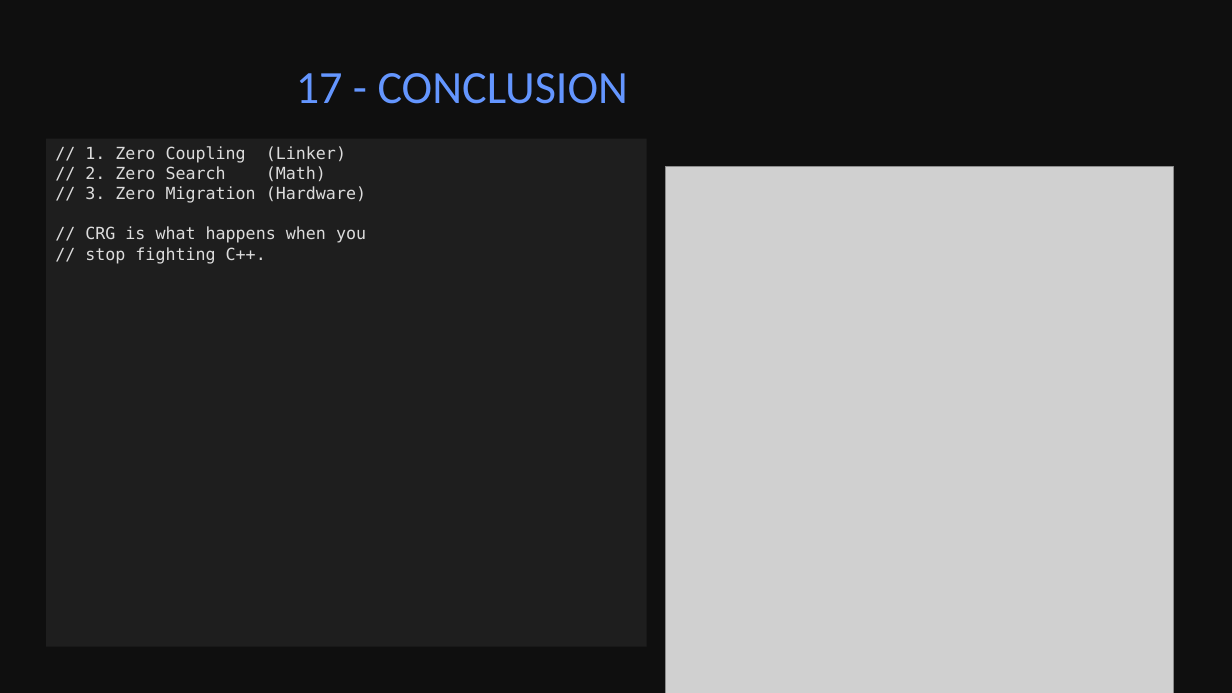
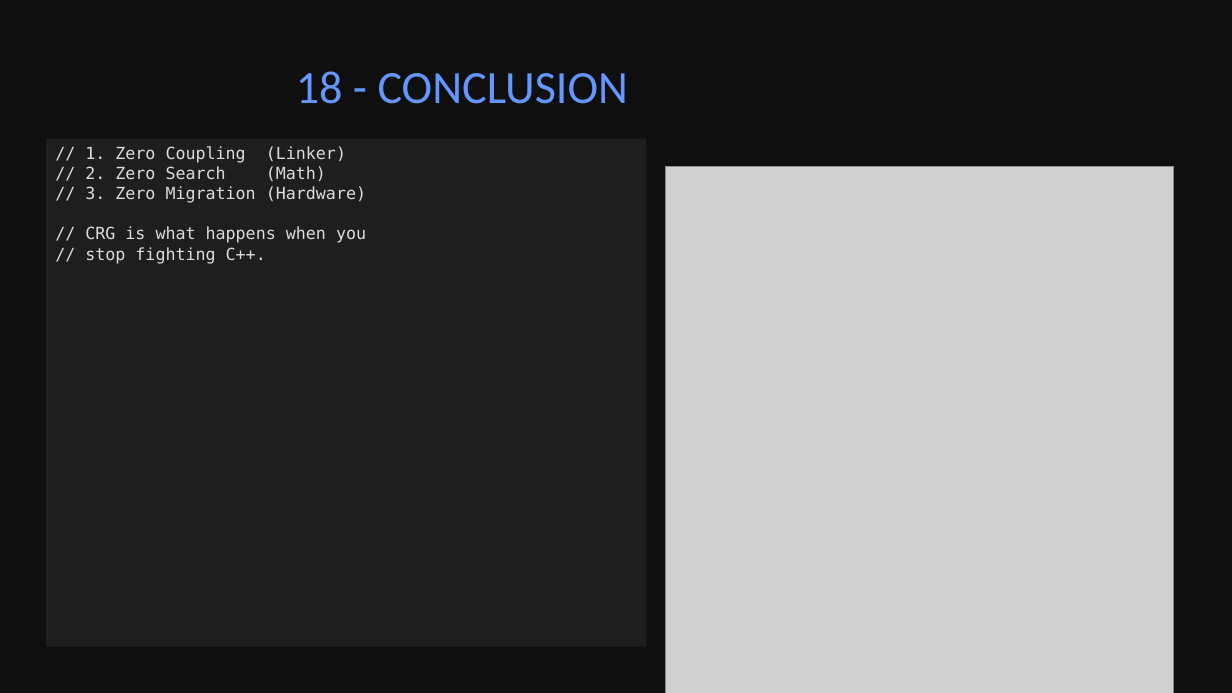
Before and after one commit to CT-74/CapabilityReconstructionGraph, a slide deck: slide 19 of cppcon/CRG_Talk_FR.pptx (slide 18 before the commit). Drawn at 1232x693 pixels with LibreOffice and Linux fonts; fonts in the diff are those of the drawing; grey boxes stand for pictures. Boxes give left, top, right and bottom in pixels: in the first picture for what was removed or moved away, otherwise in the second. Text is boxed around its words. In the diff, an @@ line names an element or a change of style, - is before the commit and + after.

Commit message:
updated talk and slides

```diff
--- a/cppcon/CRG_Talk_FR.pptx
+++ b/cppcon/CRG_Talk_FR.pptx
@@ title at (296, 71, 628, 104): text changed @@
-17 - CONCLUSION
+18 - CONCLUSION
```
Also in this commit, not shown: 2 slides added, 1 slide removed, 14 other files.
